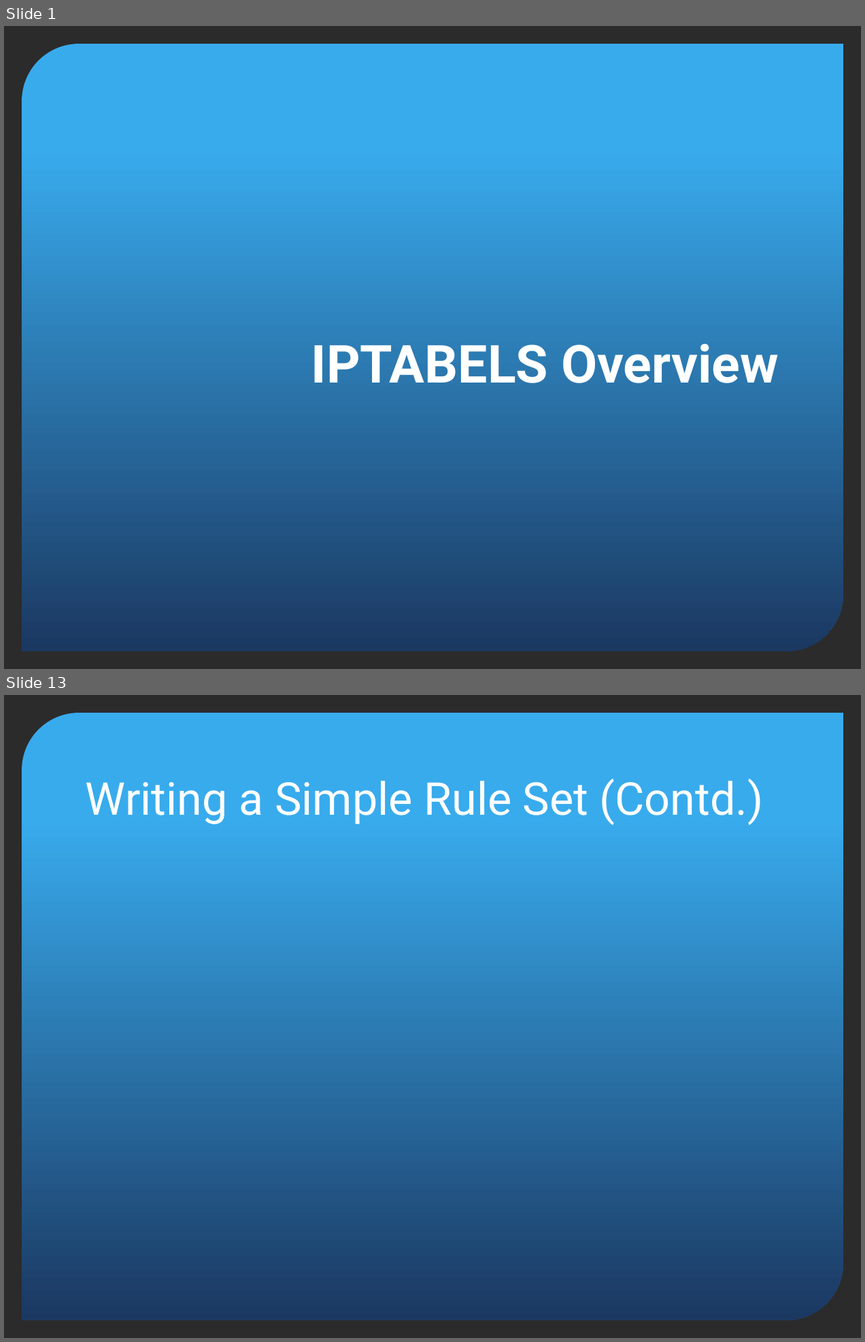
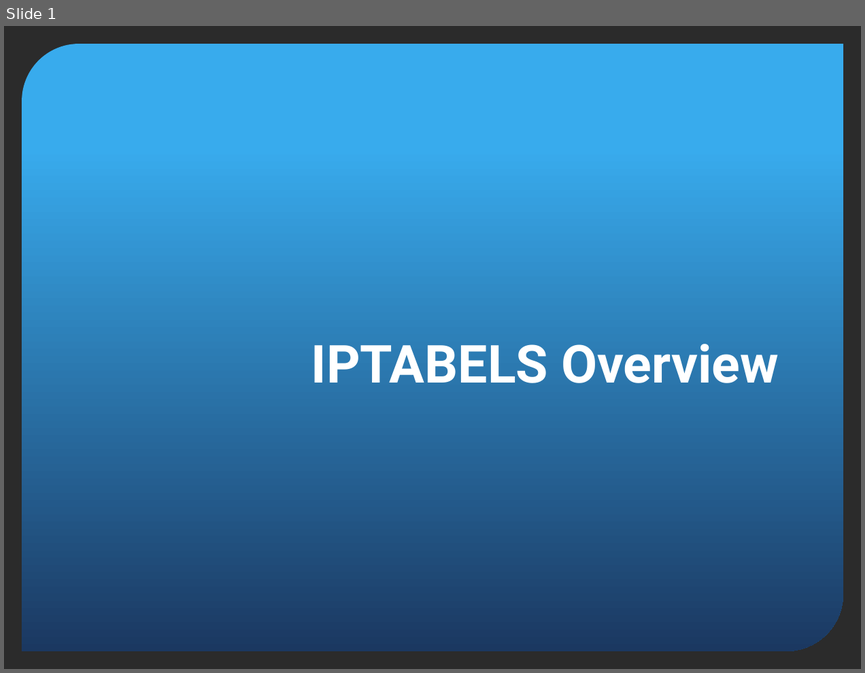
Before and after one commit to vietshell/Basic_Script, a slide deck: Presentation1.pptx. Shown one above the other, each under a label of ours: slides 1 and 13 before the commit, slide 1 after it; the slides between them are not shown. The pictures are 865x1342 and 865x673 pixels, drawn with LibreOffice and Linux fonts; fonts in the diff are those of the drawing; background and template pictures are left out; a plain dark background stands for a picture behind light text. Boxes give left, top, right and bottom in pixels: in the first picture for what was removed or moved away, otherwise in the second. Text is boxed around its words. In the diff, an @@ line names an element or a change of style, - is before the commit and + after.

```diff
--- a/Presentation1.pptx
+++ b/Presentation1.pptx
@@ slide 13 removed at (4, 695, 861, 1338), background picture (left out); not listed: 1 template element that a slide beside it also shows @@
@@ title removed at (86, 779, 764, 825) @@
-Writing a Simple Rule Set (Contd.)
```
Also in this commit, not shown: 7 slides changed, 4 slides added, 11 other slides removed, 1 other file.
